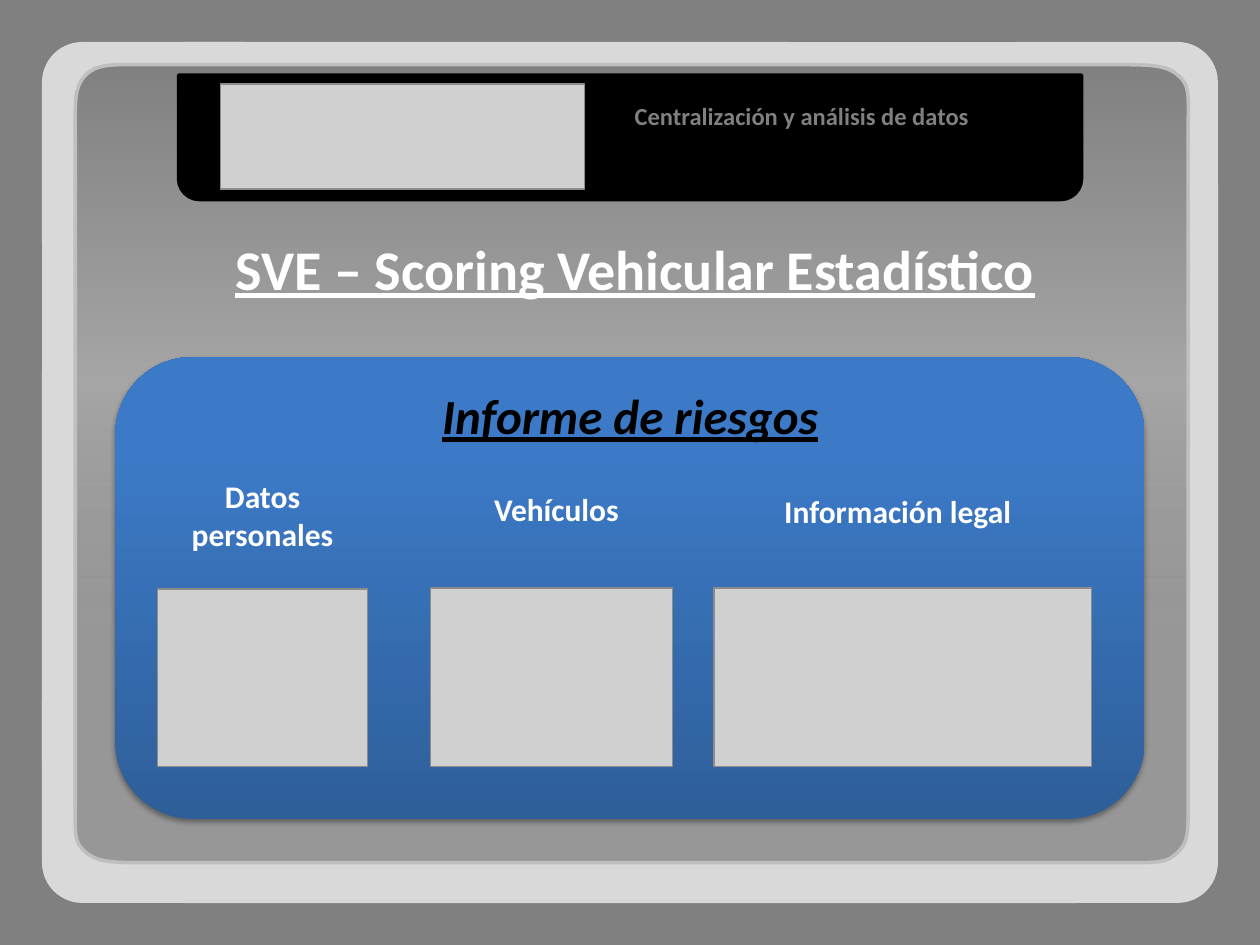
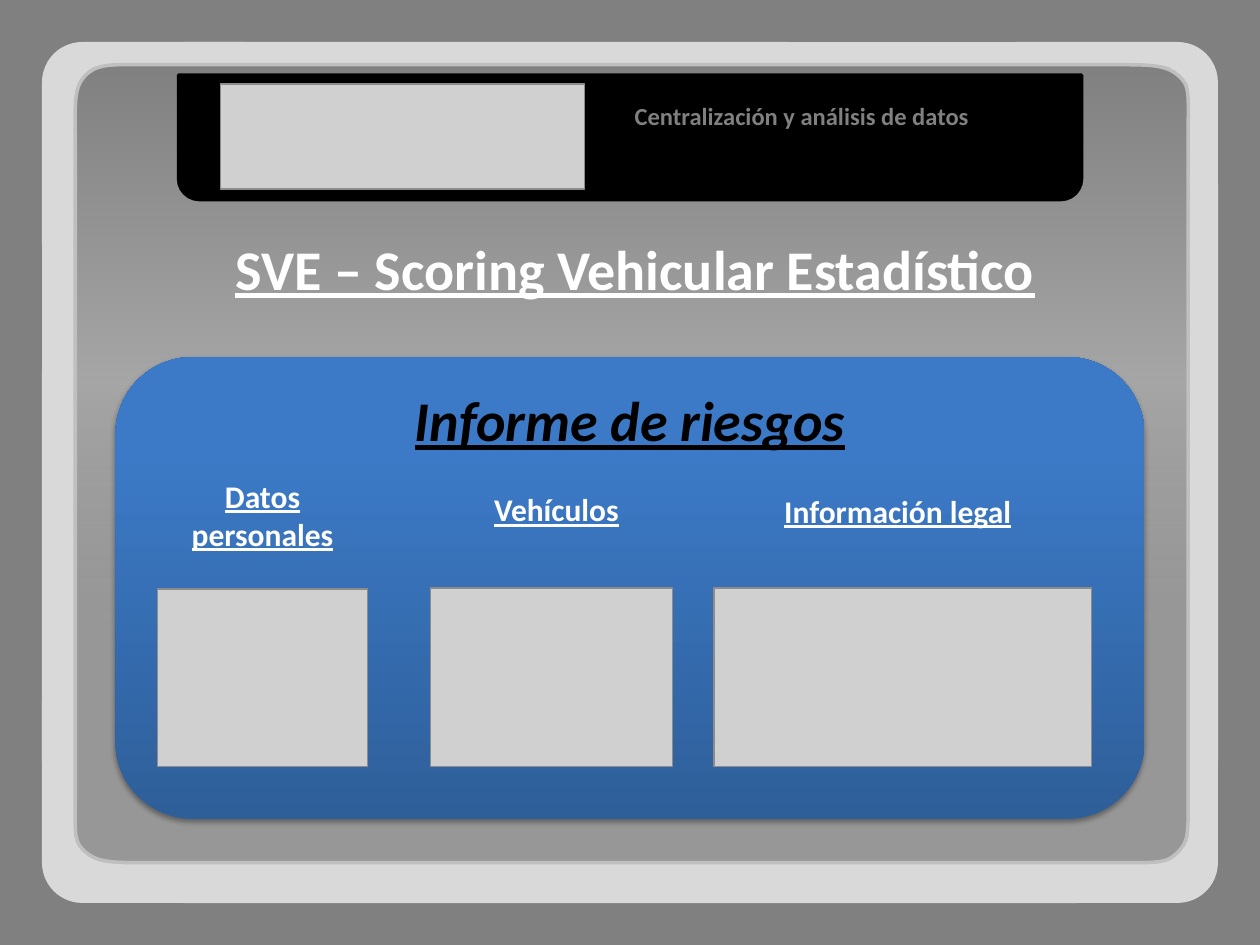
Before and after one commit to adrianachelotti/tallerdesarrollo1ero2011, a slide deck: slide 8 of Presentacion/Comercial/Presentacion Comercial.pptx. Drawn at 1260x945 pixels with LibreOffice and Linux fonts; fonts in the diff are those of the drawing; grey boxes stand for pictures. Boxes give left, top, right and bottom in pixels: in the first picture for what was removed or moved away, otherwise in the second. Text is boxed around its words. In the diff, an @@ line names an element or a change of style, - is before the commit and + after.

```diff
--- a/Presentacion/Comercial/Presentacion Comercial.pptx
+++ b/Presentacion/Comercial/Presentacion Comercial.pptx
@@ rounded rectangle "Informe de riesgos" at <box>116,357,1145,819</box>: size 28 to 32 pt @@
@@ underline on in 3 elements at <box>192,487,333,551</box>, <box>494,499,619,527</box>, <box>784,501,1011,529</box> @@
```
Also in this commit, not shown: 2 other slides changed.
